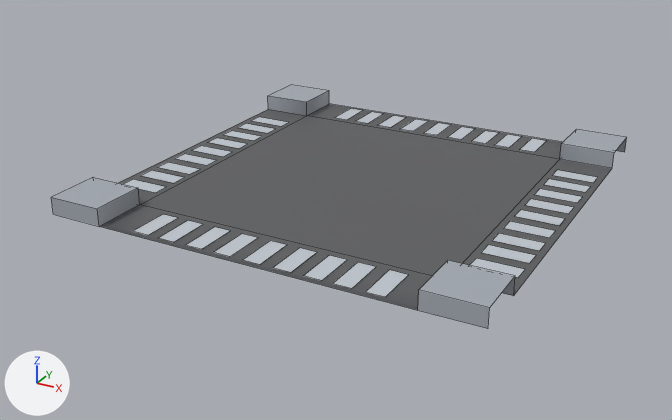
The FBX model Assets/MYgame/3DObj/Road/Road_Style5.fbx as it was, and as the next commit left it.
Both versions are drawn from a 50 mm camera at (23.4, -45.8, 20.6) aimed at (-0.9, -1.5, -1.6). The lights are fixed; the arrows at lower left show +X, +Y and +Z. Mesh edges are drawn as thin lines. Where no turn or scale is listed for an object, it has been applied to the vertices.

The older version as bpy lines, for what is in view:
```python
me_mesh = bpy.data.meshes.new('Mesh')
me_mesh.from_pydata(...)  # 176 vertices, 57 faces; spans x -12.5..12.5, y -12.5..12.5, z -0.5..0.5
me_mesh.materials.append(mat_new_road_tex)  # picture img_lowpolycity_texture_diff_png
ob_road_style5 = bpy.data.objects.new('Road_Style5', me_mesh)
ob_road_style5.location = (0.0, 0.0, 0.44)
```
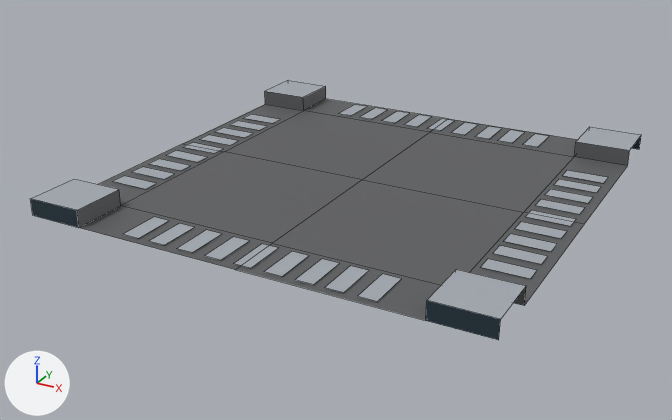
The change, as a list of edits to the scene's bpy script:
```text
Change me_mesh:
    remove me_mesh.from_pydata(...)  # 176 vertices, 57 faces; spans x -12.5..12.5, y -12.5..12.5, z -0.5..0.5
    add me_mesh.from_pydata(...)  # 185 vertices, 64 faces; spans x -13.2..13.2, y -13.2..13.2, z 0.0..1.0
    me_mesh part 1: the loose piece of 4 vertices spanning x 3.1..4.2, y 9.6..12.2, z -0.5 is moved by (0.0, 0.7, 0.5)
    me_mesh part 2: the loose piece of 4 vertices spanning x 4.7..5.7, y 9.6..12.2, z -0.5 is moved by (0.0, 0.7, 0.5)
    me_mesh part 3: the loose piece of 4 vertices spanning x 6.4..7.5, y 9.6..12.2, z -0.5 is moved by (0.0, 0.7, 0.5)
    me_mesh part 4: the loose piece of 4 vertices spanning x -2.1..-1.1, y 9.6..12.2, z -0.5 is moved by (0.0, 0.7, 0.5)
    me_mesh part 5: the loose piece of 4 vertices spanning x 1.4..2.4, y 9.6..12.2, z -0.5 is moved by (0.0, 0.7, 0.5)
    me_mesh part 6: the loose piece of 4 vertices spanning x -0.3..0.7, y 9.6..12.2, z -0.5 is moved by (0.0, 0.7, 0.5)
    me_mesh part 7: the loose piece of 4 vertices spanning x -7.2..-6.2, y 9.6..12.2, z -0.5 is moved by (0.0, 0.7, 0.5)
    me_mesh part 8: the loose piece of 4 vertices spanning x -3.8..-2.8, y 9.6..12.2, z -0.5 is moved by (0.0, 0.7, 0.5)
    me_mesh part 9: the loose piece of 4 vertices spanning x -5.6..-4.5, y 9.6..12.2, z -0.5 is moved by (0.0, 0.7, 0.5)
    me_mesh part 10: the loose piece of 4 vertices spanning x -12.1..-9.6, y -4.2..-3.1, z -0.5 is moved by (-0.7, 0.0, 0.5)
    me_mesh part 11: the loose piece of 4 vertices spanning x -12.1..-9.6, y -5.7..-4.7, z -0.5 is moved by (-0.7, 0.0, 0.5)
    me_mesh part 12: the loose piece of 4 vertices spanning x -12.1..-9.6, y -7.4..-6.4, z -0.5 is moved by (-0.7, 0.0, 0.5)
    me_mesh part 13: the loose piece of 4 vertices spanning x -12.1..-9.6, y 1.1..2.1, z -0.5 is moved by (-0.7, 0.0, 0.5)
    me_mesh part 14: the loose piece of 4 vertices spanning x -12.1..-9.6, y -2.4..-1.4, z -0.5 is moved by (-0.7, 0.0, 0.5)
    me_mesh part 15: the loose piece of 4 vertices spanning x -12.1..-9.6, y -0.7..0.3, z -0.5 is moved by (-0.7, 0.0, 0.5)
    me_mesh part 16: the loose piece of 4 vertices spanning x -12.1..-9.6, y 6.2..7.2, z -0.5 is moved by (-0.7, 0.0, 0.5)
    me_mesh part 17: the loose piece of 4 vertices spanning x -12.1..-9.6, y 2.8..3.8, z -0.5 is moved by (-0.7, 0.0, 0.5)
    me_mesh part 18: the loose piece of 4 vertices spanning x -12.1..-9.6, y 4.5..5.6, z -0.5 is moved by (-0.7, 0.0, 0.5)
    me_mesh part 19: the loose piece of 4 vertices spanning x 9.6..12.1, y -4.2..-3.1, z -0.5 is moved by (0.6, 0.0, 0.5)
    me_mesh part 20: the loose piece of 4 vertices spanning x 9.6..12.1, y -5.7..-4.7, z -0.5 is moved by (0.6, 0.0, 0.5)
    me_mesh part 21: the loose piece of 4 vertices spanning x 9.6..12.1, y -7.4..-6.4, z -0.5 is moved by (0.6, 0.0, 0.5)
    me_mesh part 22: the loose piece of 4 vertices spanning x 9.6..12.1, y 1.1..2.1, z -0.5 is moved by (0.6, 0.0, 0.5)
    me_mesh part 23: the loose piece of 4 vertices spanning x 9.6..12.1, y -2.4..-1.4, z -0.5 is moved by (0.6, 0.0, 0.5)
    me_mesh part 24: the loose piece of 4 vertices spanning x 9.6..12.1, y -0.7..0.3, z -0.5 is moved by (0.6, 0.0, 0.5)
    me_mesh part 25: the loose piece of 4 vertices spanning x 9.6..12.1, y 6.2..7.2, z -0.5 is moved by (0.6, 0.0, 0.5)
    me_mesh part 26: the loose piece of 4 vertices spanning x 9.6..12.1, y 2.8..3.8, z -0.5 is moved by (0.6, 0.0, 0.5)
    me_mesh part 27: the loose piece of 4 vertices spanning x 9.6..12.1, y 4.5..5.6, z -0.5 is moved by (0.6, 0.0, 0.5)
    me_mesh part 28: the loose piece of 4 vertices spanning x 3.1..4.2, y -12.2..-9.6, z -0.5 is moved by (0.0, -0.7, 0.5)
    me_mesh part 29: the loose piece of 4 vertices spanning x 4.7..5.7, y -12.2..-9.6, z -0.5 is moved by (0.0, -0.7, 0.5)
    me_mesh part 30: the loose piece of 4 vertices spanning x 6.4..7.5, y -12.2..-9.6, z -0.5 is moved by (0.0, -0.7, 0.5)
    me_mesh part 31: the loose piece of 32 vertices spanning x -12.5..12.5, y -12.5..12.5, z -0.5..0.5 is rebuilt with 41 vertices and now spans x -13.2..13.2, y -13.2..13.2, z 0.0..1.0
    me_mesh part 32: 6 loose pieces with 24 vertices, spanning x -7.2..2.4, y -12.2..-9.6, z -0.5, are deleted
    me_mesh part 33: 24 vertices added at x -7.3..2.4, y -12.9..-10.3, z 0.1
Change ob_road_style5:
    ob_road_style5.location: (0.0, 0.0, 0.44) -> (0.0, 0.0, 0.0)
```

Pixel boxes (x1, y1, x2, y2) of what changed, in the pictures (672 x 420 px; the box of a moved part takes in the faces that stretch with it):
'Road_Style5', reshaped, moved (6% wider, 6% taller): before (51, 84, 627, 329); after (30, 80, 641, 340)
part 1 of me_mesh, moved or reshaped: before (472, 131, 498, 144); after (475, 126, 502, 139)
part 2 of me_mesh, moved or reshaped: before (495, 134, 521, 148); after (498, 130, 524, 143)
part 3 of me_mesh, moved or reshaped: before (520, 138, 546, 152); after (523, 134, 549, 147)
part 4 of me_mesh, moved or reshaped: before (401, 119, 428, 131); after (404, 115, 431, 127)
part 5 of me_mesh, moved or reshaped: before (448, 127, 474, 140); after (451, 122, 478, 135)
part 6 of me_mesh, moved or reshaped: before (424, 123, 451, 135); after (427, 119, 454, 131)
part 7 of me_mesh, moved or reshaped: before (335, 109, 363, 120); after (339, 105, 367, 116)
part 8 of me_mesh, moved or reshaped: before (379, 115, 406, 128); after (382, 111, 410, 123)
part 9 of me_mesh, moved or reshaped: before (355, 112, 383, 124); after (360, 108, 387, 119)
part 10 of me_mesh, moved or reshaped: before (158, 162, 199, 174); after (149, 159, 190, 171)
part 11 of me_mesh, moved or reshaped: before (140, 170, 184, 183); after (132, 167, 174, 179)
part 12 of me_mesh, moved or reshaped: before (124, 179, 165, 193); after (113, 176, 156, 189)
part 13 of me_mesh, moved or reshaped: before (208, 138, 247, 148); after (200, 135, 238, 145)
part 14 of me_mesh, moved or reshaped: before (175, 154, 216, 165); after (167, 151, 207, 162)
part 15 of me_mesh, moved or reshaped: before (193, 146, 231, 157); after (184, 142, 223, 153)
part 16 of me_mesh, moved or reshaped: before (252, 117, 288, 126); after (244, 114, 280, 123)
part 17 of me_mesh, moved or reshaped: before (223, 131, 262, 141); after (215, 128, 253, 138)
part 18 of me_mesh, moved or reshaped: before (237, 123, 275, 133); after (229, 121, 267, 130)
part 19 of me_mesh, moved or reshaped: before (492, 233, 545, 251); after (504, 234, 557, 252)
part 20 of me_mesh, moved or reshaped: before (481, 245, 536, 263); after (493, 246, 548, 264)
part 21 of me_mesh, moved or reshaped: before (470, 258, 525, 278); after (481, 259, 537, 279)
part 22 of me_mesh, moved or reshaped: before (525, 199, 574, 214); after (535, 199, 584, 214)
part 23 of me_mesh, moved or reshaped: before (504, 221, 555, 238); after (515, 222, 567, 238)
part 24 of me_mesh, moved or reshaped: before (515, 210, 564, 225); after (525, 210, 576, 226)
